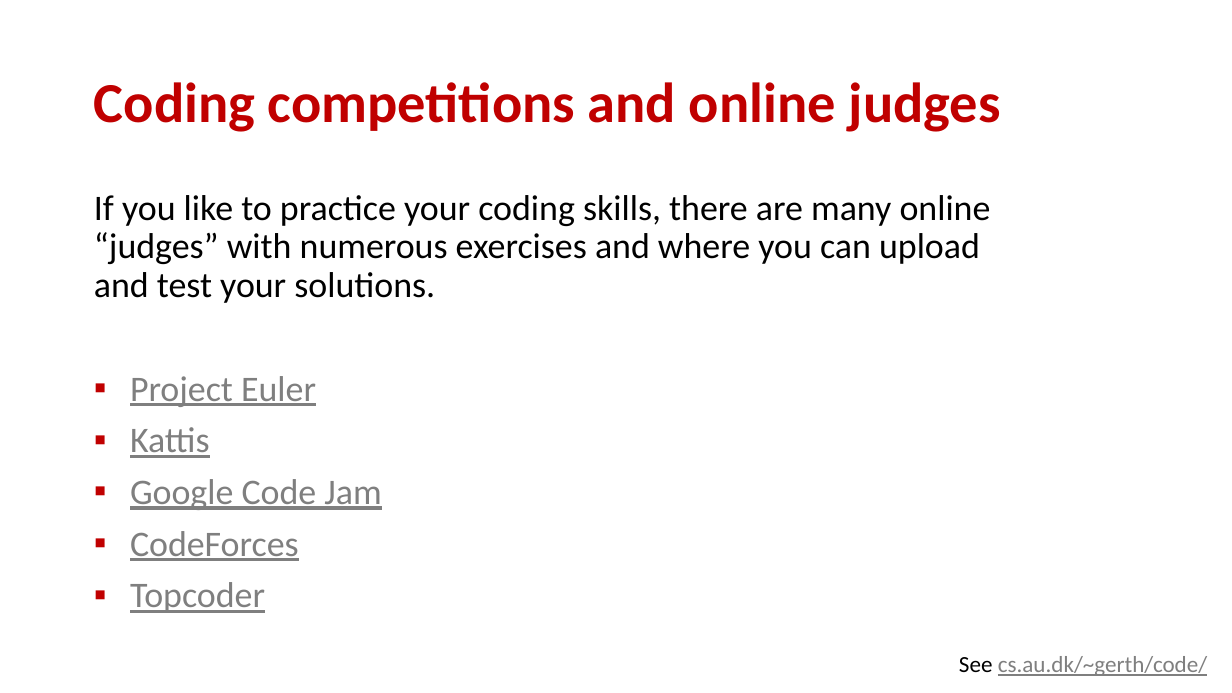
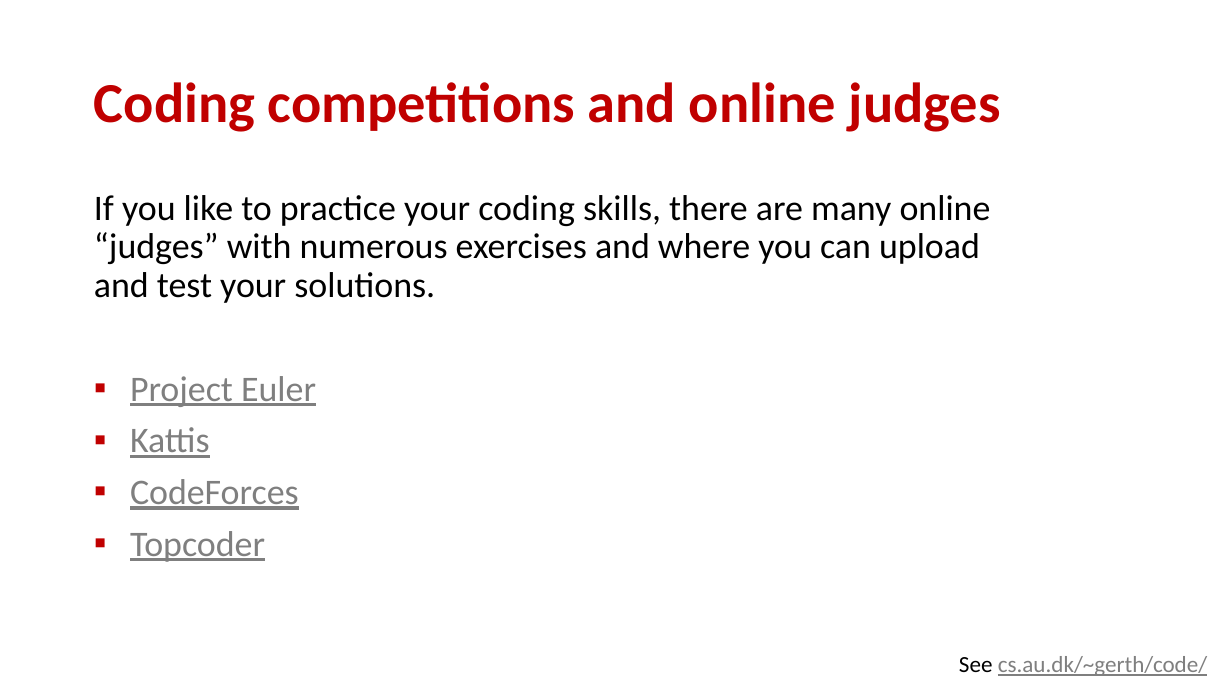
Before and after one commit to gsbrodal/gsbrodal.github.io, a slide deck: slide 19 of ipsa/slides/dynamic_programming.pptx. Drawn at 1232x693 pixels with LibreOffice and Linux fonts; fonts in the diff are those of the drawing. Boxes give left, top, right and bottom in pixels: in the first picture for what was removed or moved away, otherwise in the second. Text is boxed around its words. In the diff, an @@ line names an element or a change of style, - is before the commit and + after.

```diff
--- a/ipsa/slides/dynamic_programming.pptx
+++ b/ipsa/slides/dynamic_programming.pptx
@@ text at box(130, 479, 381, 510): paragraph removed @@
-▪ Google Code Jam
```
Also in this commit, not shown: 2 other slides changed, 5 other files.
